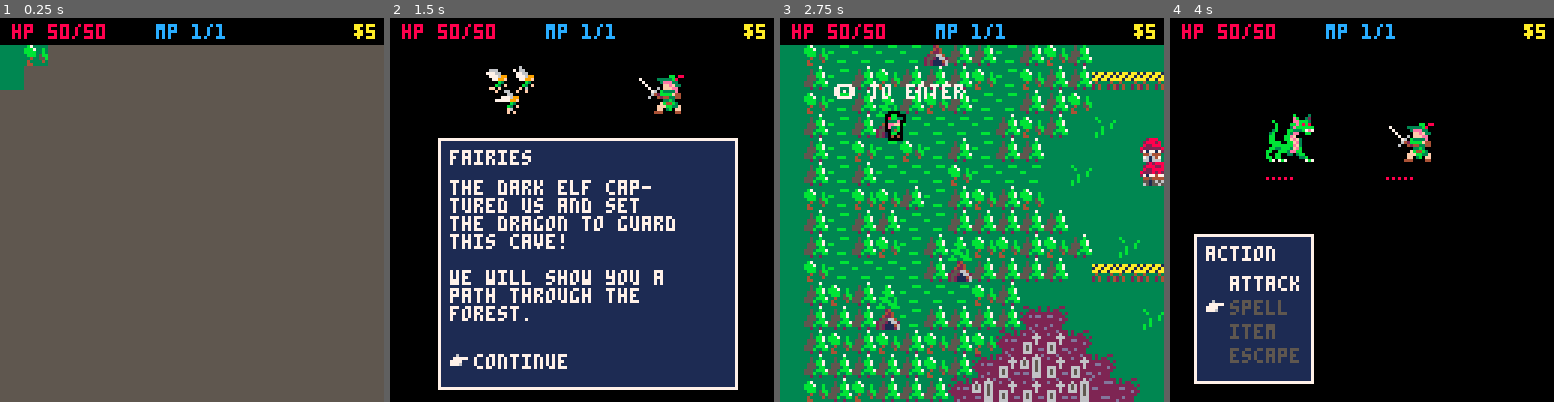
Above: before the commit, frames 1-4 (left to right).
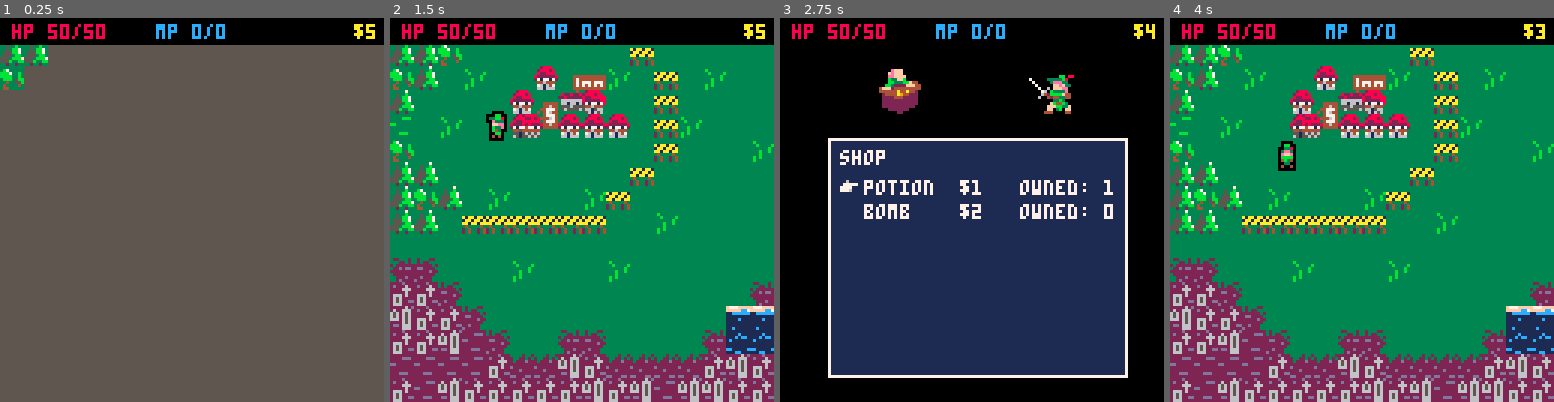
Above: after the commit, the same moments.

Repository: AddisonMink/pico8-rpg
Game: PICO-8 cartridge main.p8
Two runs of this game, one before a commit and one after it. Both use one fixed random seed, a clock stepped at 60 frames per second and the inputs below.
Inputs:
- Up to frame 1 (0.25 s): no input
- Up to frame 2 (1.5 s): tap X (X key) at 0.33, 1.07 s; tap O (Z key) at 0.7 s
- Up to frame 3 (2.75 s): hold Right 1.6-2.1 s; tap O (Z key) at 1.7, 2.1, 2.5 s; tap X (X key) at 1.85 s; hold Up 2.15-2.42 s; hold Right from 2.47 s (still down)
- Up to frame 4 (4 s): tap O (Z key) at 2.9, 3.3, 3.7 s; tap X (X key) at 2.97 s; release Right at 3.03 s; hold Left 3.08-3.58 s; hold Down 3.63-3.97 s

The runs differ from the first frame. In frame 1, 0.7% of the frame differs, in the area x 0-59%, y 1-19%; in frame 2, 92%; in frame 3, 93%; in frame 4, 93%, in the area x 0-100%, y 1-100%.

Commit message:
fix mp bug.

Diff:
--- a/action_menu.lua
+++ b/action_menu.lua
@@ -10,7 +10,7 @@
     { "attack", "spell", "item", "escape" },
     function(action)
       return action == "attack"
-          or action == "spell" and #global.spells > 0
+          or action == "spell" and #global.spells > 0 and global.player.mp > 0
           or action == "item" and #table_values(global.items) > 0
           or action == "escape" and can_escape
     end
--- a/main.p8
+++ b/main.p8
@@ -14,12 +14,6 @@
 #include battle.lua
 #include game.lua
 
-debug = {
-  world_x = 3 * 8,
-  world_y = 13 * 8,
-  spells = { sleep_spell },
-  max_mp = 1
-}
 
 function _init()
   game = game_new()
@@ -56,16 +50,16 @@
 00b4300000bb400000000000000000000022222222222000004b3400002b3000000b320004454444440000000040055b25521662006656501111111122222222
 000bb000000bb000000000000000000000002222222000000003300000433000000334000551565656000000040000402521114600551560cc11111c222ddd22
 0040400000040000000000000000000000000002200000000040040000400400004004000651556565000000044000002521112600651560111cc11122222222
-0220002000002002020002202222622200d000000000000000000000000000000000000000000000000600000000000000000030000000000000000000000000
-0002202020022020020220002226662200d000000000d00000000000000000000b00000006660000070660000000cc0000000030000000000000000000000000
-2022222220222d2222222202222d6d2200d000000000d000000000000000000000b0000b777660000077660000000cc000000030000000000000000000000000
-022d2dd2222222222dd2222022d565d20d5d00000000d0000000044444444444000000b0077769900077769900000ccc00000030000000000000000000000000
-22222222d222222222222d222d56165dd565d000000d5d000000047444444444000b00b0007799f00007799f0000cc4440000300000000000000000000000000
-02222222222d222222222220226111620616000000d565d00000047477747774000b00000000b30000000b30000044ccccc00300000000000000000000000000
-00222d222222222222d2220022611162066660000006160000000474747474740b0b0000000b30f00000b30f00ccccee00000300000000000000000000000000
-002d2222dd222dd2d2222200222666220056662d2265656000000444444444440b0000000ff0f000000f06000000077670000300000000000000000000000000
+0220002000002002020002202222622211d111111111111100000000000000000000000000000000000600000000000000000030000000000000000000000000
+0002202020022020020220002226662211d11cc1c111d11100000000000000000b00000006660000070660000000cc0000000030000000000000000000000000
+2022222220222d2222222202222d6d2211d1111111c1d1cc000000000000000000b0000b777660000077660000000cc000000030000000000000000000000000
+022d2dd2222222222dd2222022d565d21d5d11111111d1110000044444444444000000b0077769900077769900000ccc00000030000000000000000000000000
+22222222d222222222222d222d56165dd565d11c111d5d110000047444444444000b00b0007799f00007799f0000cc4440000300000000000000000000000000
+02222222222d222222222220226111621616111111d565d10000047477747774000b00000000b30000000b30000044ccccc00300000000000000000000000000
+00222d222222222222d2220022611162166661111116161100000474747474740b0b0000000b30f00000b30f00ccccee00000300000000000000000000000000
+002d2222dd222dd2d2222200222666221156662d2265656100000444444444440b0000000ff0f000000f06000000077670000300000000000000000000000000
 02222222222222202222262d00288800000562ddd2666660000000400288880000000000000f006600f00f000000cc777c0cf000000000000000000000000000
-00222dd222222200262266620288828000060dd5dd5555000822822828882880000000000000000660000000000ccc777cccf000000000000000000000000000
+00222dd2222222002622666202888280bb060dd5dd5555000822822828882880000000000000000660000000000ccc777cccf000000000000000000000000000
 2022222222dd220265626562082288800006dd565dd565602282222282288888a1aa1aa1000007776990000000fcc5777ccc3000000000000000000000000000
 0222222222222220656265628222222800ddd56565ddddd006666666822222881aa1aa1a0007777799f0000000fc44c7000c3000000000000000000000000000
 222dd2222222222266626562271771720d556651565656dd0661661627177178aa1aa1aa00000000b3000000000c5ccc40030000000000000000000000000000
@@ -178,9 +172,9 @@
 09090909090909091b091b091b091b09091b0000003435000028000028000009000000000000000000000000000000000000000000000000000000000000000000000000000000000000000000000000000000000000000000000000000000000000000000000000000000000000000000000000000000000000000000000000
 1b0909091b091b090909091b091b091b09000000000000000000000000280009000000000000000000000000000000000000000000000000000000000000000000000000000000000000000000000000000000000000000000000000000000000000000000000000000000000000000000000000000000000000000000000000
 09091b0e0e0e0e1b1b091b0909091b0000000028000000000000000000000009000000000000000000000000000000000000000000000000000000000000000000000000000000000000000000000000000000000000000000000000000000000000000000000000000000000000000000000000000000000000000000000000
-091b091b1e1e1e0e0e09091b091b000000000000000000002800000000000009000000000000000000000000000000000000000000000000000000000000000000000000000000000000000000000000000000000000000000000000000000000000000000000000000000000000000000000000000000000000000000000000
-1b09090e1e1e1e1e0d0e09091b00000000000000000000000000000000000009000000000000000000000000000000000000000000000000000000000000000000000000000000000000000000000000000000000000000000000000000000000000000000000000000000000000000000000000000000000000000000000000
-1b09091b1e1e1e1e1d1e091b0000000028000000000000000000002800000009000000000000000000000000000000000000000000000000000000000000000000000000000000000000000000000000000000000000000000000000000000000000000000000000000000000000000000000000000000000000000000000000
+091b0924251e1e0e0e09091b091b000000000000000000002800000000000009000000000000000000000000000000000000000000000000000000000000000000000000000000000000000000000000000000000000000000000000000000000000000000000000000000000000000000000000000000000000000000000000
+1b090934351e1e1e0d0e09091b00000000000000000000000000000000000009000000000000000000000000000000000000000000000000000000000000000000000000000000000000000000000000000000000000000000000000000000000000000000000000000000000000000000000000000000000000000000000000
+1b09090b0b1e1e1e1d1e091b0000000028000000000000000000002800000009000000000000000000000000000000000000000000000000000000000000000000000000000000000000000000000000000000000000000000000000000000000000000000000000000000000000000000000000000000000000000000000000
 091b1b0b1b0c1b1b0b1b09090000000000002800002800000000000000000009000000000000000000000000000000000000000000000000000000000000000000000000000000000000000000000000000000000000000000000000000000000000000000000000000000000000000000000000000000000000000000000000
 1b0b0b0b0b1c09090b091b090000002800000000000000000028000000000009000000000000000000000000000000000000000000000000000000000000000000000000000000000000000000000000000000000000000000000000000000000000000000000000000000000000000000000000000000000000000000000000
 090b091b0909091b0b1b09093838383838383800000000000000000000280009000000000000000000000000000000000000000000000000000000000000000000000000000000000000000000000000000000000000000000000000000000000000000000000000000000000000000000000000000000000000000000000000
--- a/world.lua
+++ b/world.lua
@@ -24,11 +24,6 @@
   -- #region initialization
   camera(camera_x, camera_y)
 
-  if debug then
-    x, y = debug.world_x, debug.world_y
-    camera_x, camera_y = x - 32, y - 32
-    camera(camera_x, camera_y)
-  end
   -- #endregion
 
   local dialogue_map = {
